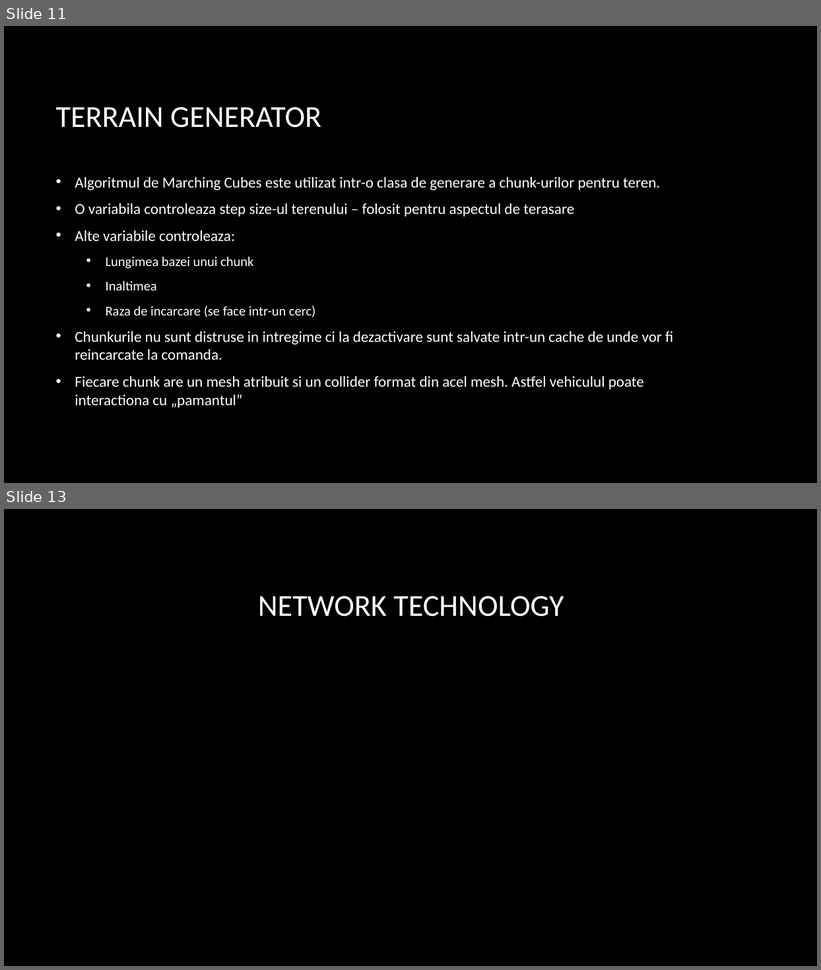
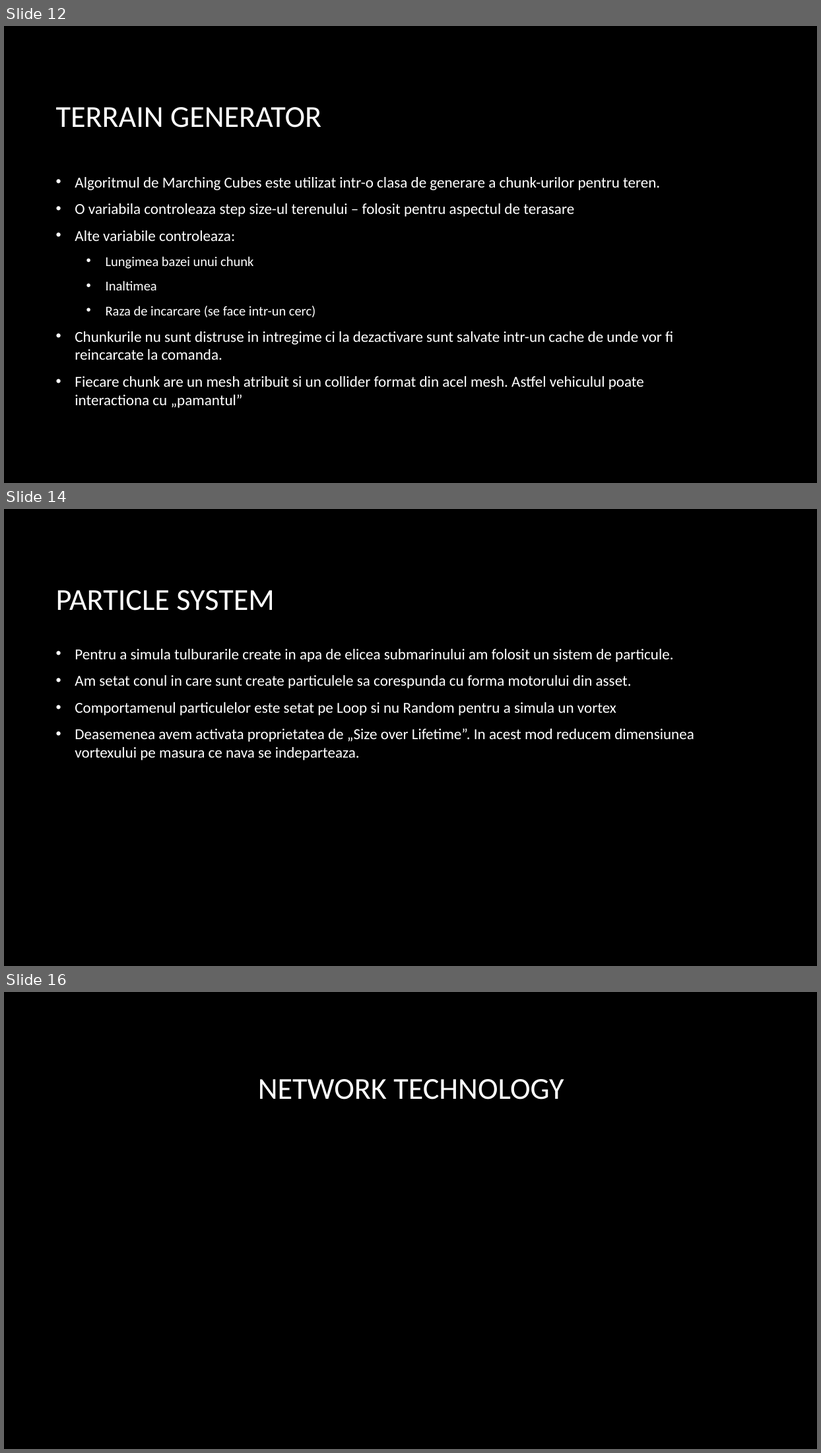
Before and after one commit to AntonVonDelta/ProiectPAS, a slide deck: Prezentare/OceanExploration.pptx. Shown one above the other, each under a label of ours: slides 11 and 13 before the commit, slides 12, 14 and 16 after it; the slides between them are not shown. The pictures are 821x970 and 821x1453 pixels, drawn with LibreOffice and Linux fonts; fonts in the diff are those of the drawing; background and template pictures are left out. Boxes give left, top, right and bottom in pixels: in the first picture for what was removed or moved away, otherwise in the second. Text is boxed around its words. In the diff, an @@ line names an element or a change of style, - is before the commit and + after.

```diff
--- a/Prezentare/OceanExploration.pptx
+++ b/Prezentare/OceanExploration.pptx
@@ slide 14 added at (4,509,817,966), background picture (left out) @@
@@ title added at (56,590,274,611), 36 pt, text #FFFFFF @@
+PARTICLE SYSTEM
@@ text added at (75,649,694,760), 18 pt, text #FFFFFF @@
+• Pentru a simula tulburarile create in apa de elicea submarinului am folosit un sistem de particule.
+• Am setat conul in care sunt create particulele sa corespunda cu forma motorului din asset.
+• Comportamenul particulelor este setat pe Loop si nu Random pentru a simula un vortex
+• Deasemenea avem activata proprietatea de „Size over Lifetime”. In acest mod reducem dimensiunea vortexului pe masura ce nava se indeparteaza.
@@ what was slide 11 is now slide 12 @@
@@ what was slide 13 is now slide 16 @@
```
Also in this commit, not shown: 1 slide changed, 2 other slides added.
